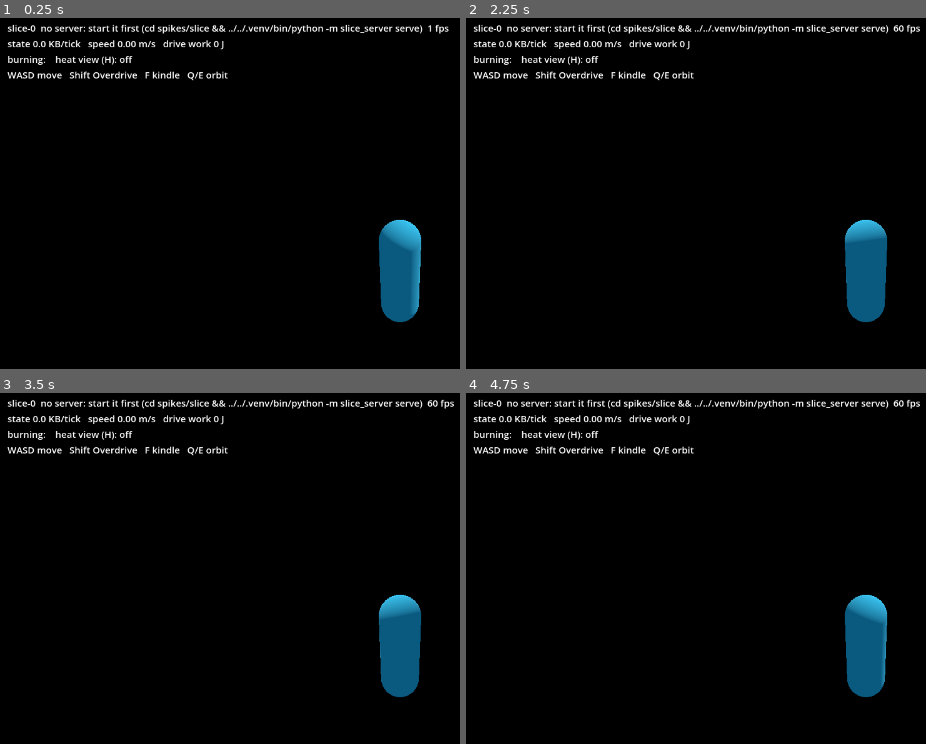
Above: before the commit, frames 1-4 (two rows, left to right).
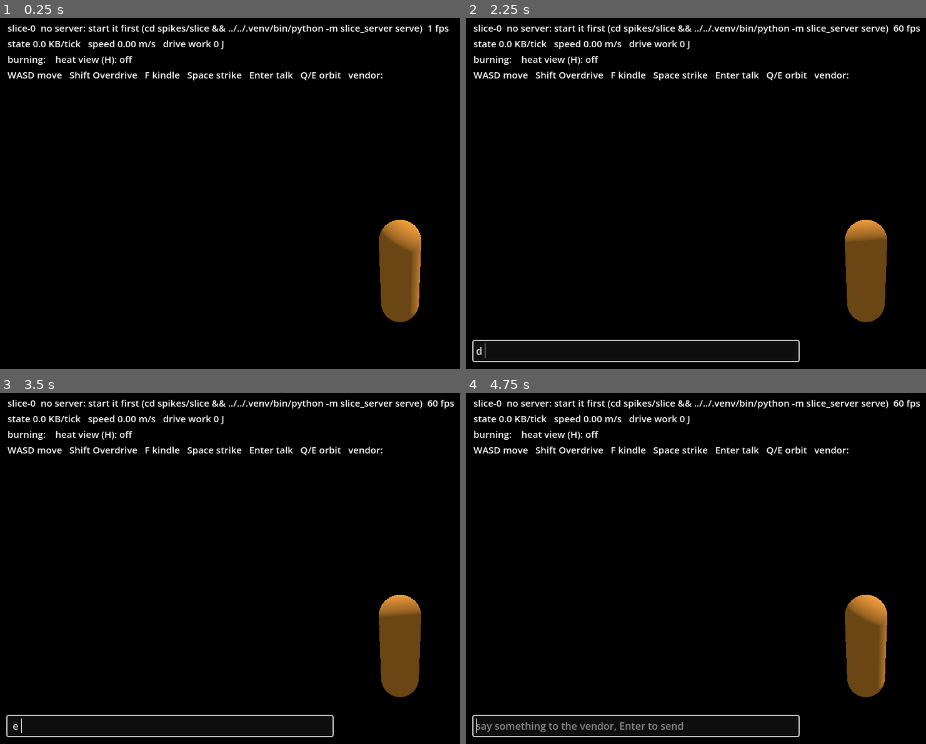
Above: after the commit, the same moments.

Repository: dennys246/Maxim-Overdrive
Game: Godot game, scene res://main.tscn
The game is run twice, just before and just after one commit, with the same random seed, the same clock (stepped at 60 frames per second) and the same inputs.
Inputs:
- Up to frame 1 (0.25 s): no input
- Up to frame 2 (2.25 s): tap Enter at 0.5, 0.6, 2 s; hold D 0.53-1.28 s; hold E 0.53-1.28 s; tap Space at 0.77, 1.07, 1.25, 1.52, 1.55, 1.82, 2.1 s; hold S 1.28-2.03 s; tap E at 1.35 s; hold D from 2.03 s (still down)
- Up to frame 3 (3.5 s): tap Enter at 2.3, 2.85 s; tap Space at 2.75, 3.02, 3.32 s; release D at 2.78 s; hold W from 2.78 s (still down); tap E at 3.05 s
- Up to frame 4 (4.75 s): tap Enter at 3.5, 4.55 s; release W at 3.53 s; hold Q 3.53-4.28 s; hold A from 3.53 s (still down); tap Space at 3.77, 3.8, 4.07, 4.25, 4.52 s; tap E at 4.35 s

The runs differ from the first frame. In frame 1, 2.9% of the frame differs, in the area x 40-92%, y 15-87%; in frame 2, 3.4%; in frame 3, 3.3%; in frame 4, 3.9%, in the area x 1-92%, y 15-99%.

Commit message:
Slice week 3: the vendor, its voice, and the strike
- npc.py: the vendor as a behaviour tree that only decides (flee >
  douse > warn > comment > idle). It flees on radiant flux over
  2.5 kW/m^2 (2 kW/m^2 is painful within 45 s, fire_model.md §5), not
  the plan's air temperature: air only conducts, so it never warmed
  enough to matter. It senses by oracle, on purpose (lesson 24), and
  douses through Fire.douse and the applier's Extinguish.
- voice.py: qwen2.5:3b on 127.0.0.1 (stdlib urllib, no new dependency)
  writes the vendor's lines on a worker thread with a 2.5 s timeout;
  any failure falls back to a canned line and keeps its reason. Server
  side only: no simulation module imports it (a test parses them), and
  the player's say text reaches the prompt as words. Replay of a session
  with and without "set the crate on fire" gives the same digest.
- strike (owner, 2026-11-21: strike without breaching): cracks what it
  hits; in Overdrive, 120 kJ, 6 kJ of heat into the cyberware and 40 N s
  of recoil. The glass and drywall are cut: a walkable gap in 0.4 m
  drywall took 31 strikes of 250 kJ (the world's crater law and the
  two-cell minimum wall), recorded for the verdict.
- fire: a t-squared growth phase (NFPA "fast", 90 s to full). Without it
  a lit crate put 2.95 kW/m^2 on the vendor at once, so it always fled
  and the douse branch was dead. Decisions now say "out" explicitly: a
  fire's power is 0 the instant it lights, and power 0 had meant "put
  it out", which the applier rightly refused.
- reach.py: one "nearest in front within reach" rule for kindle, strike
  and the vendor. BodyParams moved into body.py, which broke an import
  cycle the new modules exposed.
- client: the vendor, its lines on a billboard label, Space to strike,
  Enter to talk. The --demo script counts server ticks, not client
  seconds: under load the server dilates time, and a wall-clock demo
  kindled after 22 ticks of walking instead of 34, 2 m short of the crate
  (found by replaying the session log).

Found by ruff, fixed and guarded: a replace on a repeated line put
`self._voice = voice` into _report too, a NameError at every session's
first stats report (tick 50), past every test's length.
test_the_server_runs_past_its_stats_report went red with the line put
back (NameError) and green without it.

Measured on the real path: the vendor walked to the young fire, doused
it and went back to its stall; a real session replayed MATCH. Every
vendor line fell back to canned (TimeoutError at 2.5 s): at a load
average of 134-142 the model took 48 s cold and 8 s warm, against the
spike's 1-2 s at load ~7. Lesson 29 records it with its consequence for
npcs_and_sem.md §4.5, which assumes L = 3 s.

129 slice tests pass; ruff clean; the Godot scripts load.

Co-Authored-By: Claude Opus 5.5 <noreply@anthropic.com>

Diff:
--- a/spikes/slice/godot/scripts/main.gd
+++ b/spikes/slice/godot/scripts/main.gd
@@ -34,11 +34,19 @@
 var _vitals: Label = Label.new()  # core temperature, coolant, Overdrive: words and bars, never colour alone
 var _fire_lines: PackedStringArray = PackedStringArray()
 var _puddle: MeshInstance3D = null
+var _vendor: MeshInstance3D = MeshInstance3D.new()
+var _vendor_label: Label3D = Label3D.new()  # a billboard label: always faces the camera, drawn in the 3-D scene
+var _vendor_state: String = ""
+var _line_left_s: float = 0.0
+var _say_box: LineEdit = LineEdit.new()
+var _typing: bool = false
 var _speed: float = 0.0
 var _events: PackedStringArray = PackedStringArray()
 var _args: Dictionary = {}
 var _frames_since_state: int = 0
-var _demo_t: float = 0.0
+var _server_tick: int = 0
+var _demo_start_tick: int = -1
+var _demo_kindled: bool = false
 
 
 func _ready() -> void:
@@ -91,6 +99,22 @@
 	capsule.material = skin
 	_body.mesh = capsule
 	add_child(_body)
+	var apron: CapsuleMesh = CapsuleMesh.new()
+	apron.radius = 0.3
+	apron.height = 1.8
+	var cloth: StandardMaterial3D = StandardMaterial3D.new()
+	cloth.albedo_color = Color(0.95, 0.6, 0.2)
+	apron.material = cloth
+	_vendor.mesh = apron
+	_vendor_label.billboard = BaseMaterial3D.BILLBOARD_ENABLED
+	_vendor_label.position = Vector3(0.0, 1.35, 0.0)
+	_vendor_label.pixel_size = 0.004
+	_vendor_label.font_size = 40
+	_vendor_label.outline_size = 10
+	_vendor_label.width = 600.0
+	_vendor_label.autowrap_mode = TextServer.AUTOWRAP_WORD_SMART
+	_vendor.add_child(_vendor_label)
+	add_child(_vendor)
 	_camera.fov = 60.0
 	add_child(_camera)
 	_hud.position = Vector2(12, 8)
@@ -100,6 +124,12 @@
 	_vitals.position = Vector2(12, 560)
 	_vitals.add_theme_font_size_override("font_size", 20)
 	layer.add_child(_vitals)
+	_say_box.position = Vector2(12, 520)
+	_say_box.size = Vector2(520, 32)
+	_say_box.placeholder_text = "say something to the vendor, Enter to send"
+	_say_box.visible = false
+	var _connected: int = _say_box.text_submitted.connect(_on_say)
+	layer.add_child(_say_box)
 	add_child(layer)
 
 
@@ -122,6 +152,14 @@
 			_on_welcome(message)
 		"state":
 			_on_state(message)
+		"npc_line":
+			var text: String = message["text"]
+			var source: String = message["source"]
+			_vendor_label.text = text
+			_line_left_s = 6.0
+			var _logged: bool = _events.append("vendor (%s): %s" % [source, text])
+			if _events.size() > 4:
+				_events.remove_at(0)
 		"event", "error":
 			var _added: bool = _events.append(JSON.stringify(message))
 			if _events.size() > 4:
@@ -147,6 +185,7 @@
 		var packed: Dictionary = cells[channel]
 		channels.append(SliceNet.unpack_cells(packed))
 	_voxels.show_cells(channels[0], channels[1], channels[2], channels[3])
+	_server_tick = SliceNet.num_int(message["tick"])
 	var body: Dictionary = message["body"]
 	var v: Array = body["vel"]
 	var now: Vector3 = SliceNet.vec3(body["pos"])
@@ -162,6 +201,10 @@
 	_show_vitals(heat)
 	var fires: Array = message["fires"]
 	_show_fires(fires)
+	var vendor: Dictionary = message["vendor"]
+	_vendor.position = SliceNet.vec3(vendor["pos"]) + Vector3(0.0, 0.9, 0.0)
+	_vendor.rotation.y = SliceNet.num(vendor["yaw"]) - PI / 2.0  # server yaw is from +x; Godot's from -z
+	_vendor_state = vendor["state"]
 	if _puddle == null:
 		_puddle = _make_puddle(message["puddle"], now.y)
 	_state_kb = JSON.stringify(message).length() / 1024.0
@@ -274,7 +317,28 @@
 	return down and not was
 
 
+func _on_say(text: String) -> void:
+	if not text.strip_edges().is_empty() and _net.is_connected_to_server():
+		_net.send({"type": "say", "text": text.strip_edges().left(200)})
+	_say_box.clear()
+	_say_box.visible = false
+	_say_box.release_focus()
+	_typing = false
+
+
 func _read_input(delta: float) -> void:
+	_line_left_s = maxf(0.0, _line_left_s - delta)
+	_vendor_label.visible = _line_left_s > 0.0
+	if _typing:
+		_send_move(Vector2.ZERO, false, delta)  # stand still while typing: the keys are words now
+		return
+	if _pressed_once(KEY_ENTER):
+		_typing = true
+		_say_box.visible = true
+		_say_box.grab_focus()
+		return
+	if _pressed_once(KEY_SPACE) and _net.is_connected_to_server():
+		_net.send({"type": "strike"})
 	if Input.is_physical_key_pressed(KEY_Q):
 		_orbit_deg += ORBIT_DEG_S * delta
 	if Input.is_physical_key_pressed(KEY_E):
@@ -298,17 +362,19 @@
 	return float(Input.is_physical_key_pressed(positive)) - float(Input.is_physical_key_pressed(negative))
 
 
-## --demo: walk forward (east, toward the crate) for 3.8 s, kindle it on the way, then stand and watch.
-func _demo_input(delta: float) -> Array:
+## --demo: walk forward (east, toward the crate) for 38 server ticks, kindling it at tick 34 on the way. Counted in
+## the server's ticks, not the client's seconds: under load the server dilates time, and a wall-clock script once
+## kindled after 22 ticks of walking instead of 34, 2 m short of the crate (found by replaying the session log).
+func _demo_input(_delta: float) -> Array:
 	if not _have_state:
 		return [Vector2.ZERO, false]
-	var before: float = _demo_t
-	_demo_t += delta
-	# Kindle while still walking: at 3.4 s the body is about 0.9 m from the crate's corner, about 40 degrees off its
-	# heading, inside the 60-degree cone. (At 3.2 s it was 1.71 m away, past the 1.5 m reach: found by replaying the log.)
-	var walking: bool = _demo_t < 3.8
-	var kindle_now: bool = before < 3.4 and _demo_t >= 3.4
-	return [Vector2(0.0, 1.0) if walking else Vector2.ZERO, kindle_now]  # forward: east at the starting orbit
+	if _demo_start_tick < 0:
+		_demo_start_tick = _server_tick
+	var walked: int = _server_tick - _demo_start_tick
+	var kindle_now: bool = walked >= 34 and not _demo_kindled
+	if kindle_now:
+		_demo_kindled = true
+	return [Vector2(0.0, 1.0) if walked < 38 else Vector2.ZERO, kindle_now]  # forward: east at the starting orbit
 
 
 ## WASD is relative to the camera: forward is where the camera looks, flattened onto the ground.
@@ -345,7 +411,7 @@
 		"slice-0  %s  %d fps" % [_status, Engine.get_frames_per_second()],
 		"state %.1f KB/tick   speed %.2f m/s   drive work %.0f J" % [_state_kb, _speed, _work_j],
 		"burning: %s   heat view (H): %s" % [", ".join(PackedStringArray(_flames.keys())), "on" if _heat_view else "off"],
-		"WASD move   Shift Overdrive   F kindle   Q/E orbit",
+		"WASD move   Shift Overdrive   F kindle   Space strike   Enter talk   Q/E orbit   vendor: %s" % _vendor_state,
 	])
 	lines.append_array(_fire_lines)
 	lines.append_array(_events)
Not shown, changed: docs/lessons_maxim_in_games.md
